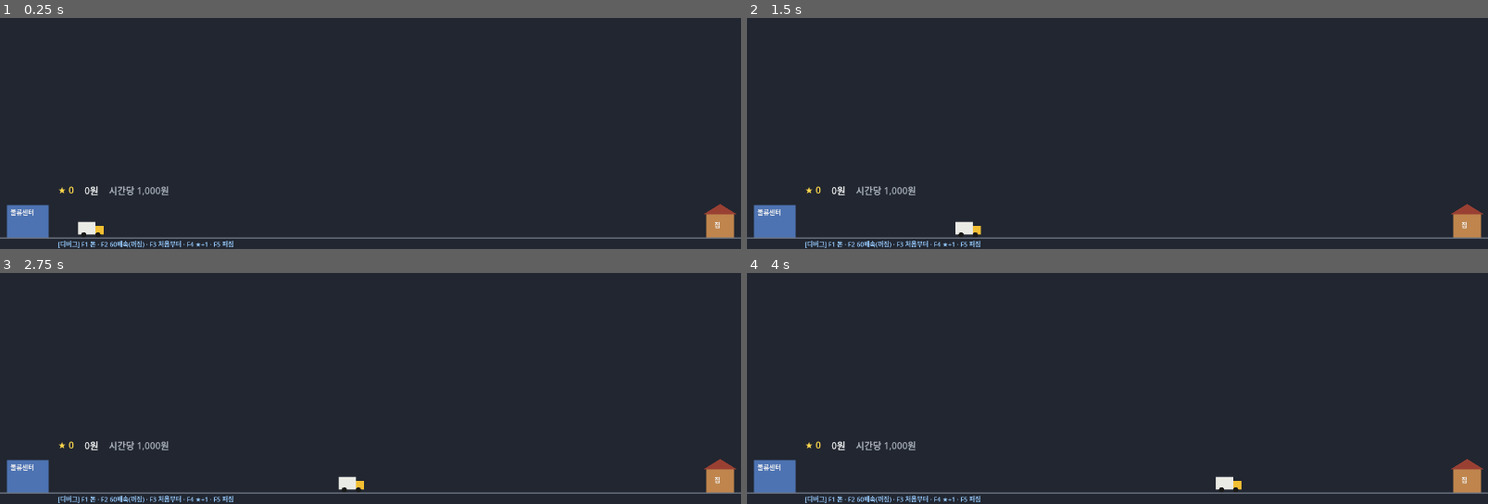
Above: before the commit, frames 1-4 (two rows, left to right).
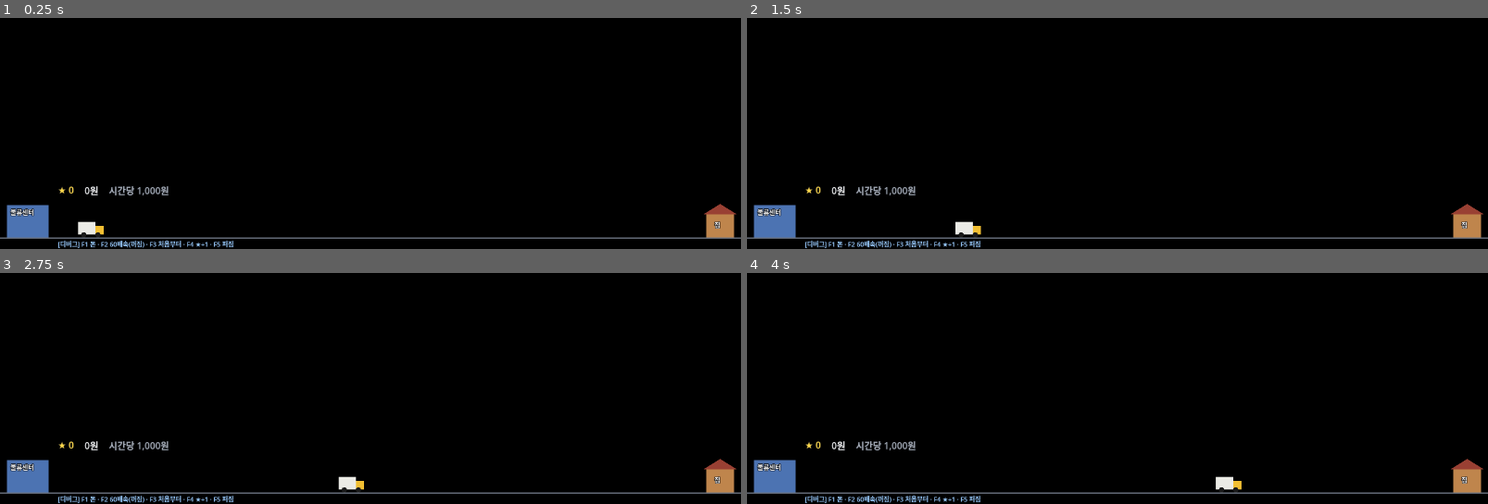
Above: after the commit, the same moments.

Repository: Paul-sinn/itwasdv
Game: Godot game, scene res://scenes/main.tscn
The game is run twice, just before and just after one commit, with the same random seed, the same clock (stepped at 60 frames per second) and the same inputs.
Inputs (mouse positions are in pixels of both pictures, inside the frame that each line leads up to):
- Up to frame 1 (0.25 s): no input
- Up to frame 2 (1.5 s): move the mouse to (1280, 121) at 0.52 s; click (1280, 121) at 0.67 s; move the mouse to (969, 145) at 1.27 s; click (969, 145) at 1.42 s
- Up to frame 3 (2.75 s): move the mouse to (444, 337) at 2.02 s; click (444, 337) at 2.17 s
- Up to frame 4 (4 s): move the mouse to (1080, 434) at 2.77 s; click (1080, 434) at 2.92 s; move the mouse to (1339, 423) at 3.52 s; click (1339, 423) at 3.67 s

The runs differ from the first frame. In frame 1, 97% of the frame differs, in the area x 0-100%, y 0-100%; in frame 2, 97%; in frame 3, 97%; in frame 4, 97%.

Commit message:
5단계: 작업표시줄 위 투명 창
- 테두리 없음 / 항상 위 / 배경 투명 (project.godot)
- 주 모니터 작업표시줄 바로 위, 화면 가로 전체에 붙임 (2초마다 작업표시줄·해상도 바뀜 확인)
- 클릭: 보이는 것(트럭·건물·글자·연기·+금액·패널·팝업)만 받고 빈 곳은 뒤 창으로 통과
  Godot 4.6.3 + Windows에서는 다각형 밖은 그려지지도 않아서, 보이는 것들의 사각형을
  1/30초마다 다각형 하나로 이어 붙임 (scripts/ui/click_region.gd)
- 다른 프로그램을 누르면 차고 패널 닫힘
- 바탕화면 위에서도 읽히게 글자 테두리
- 개발용 평범한 창: 실행 끝에 -- --windowed
- tests/test_click_region.gd: 다각형 안/밖을 Windows와 같은 규칙으로 확인
- tests/check_desktop.ps1: 진짜 창에서 점마다 어느 창이 클릭을 받나 확인 (8개 통과)
- tests/soak_desktop.ps1: 오래 켜두기 (1분마다 메모리·CPU·GDI 기록)
  3분 미리 돌려봄: CPU 0.6%, 메모리 180MB 거의 그대로, GDI 23 / USER 25 그대로

Co-Authored-By: Claude Opus 5.5 <noreply@anthropic.com>

Diff:
--- a/project.godot
+++ b/project.godot
@@ -18,9 +18,14 @@
 
 window/size/viewport_width=1280
 window/size/viewport_height=400
+window/size/borderless=true
+window/size/always_on_top=true
+window/size/transparent=true
+window/per_pixel_transparency/allowed=true
 
 [rendering]
 
 renderer/rendering_method="gl_compatibility"
 renderer/rendering_method.mobile="gl_compatibility"
 environment/defaults/default_clear_color=Color(0.13, 0.15, 0.19, 1)
+viewport/transparent_background=true
--- a/scripts/ui/band.gd
+++ b/scripts/ui/band.gd
@@ -8,34 +8,38 @@
 
 var truck: Truck
 var width := 0.0
+## 띠 배경을 칠할까. 투명 창(바탕화면 위)에서는 끈다.
+var show_background := true
 
+var _hud: HBoxContainer
 var _star_label: Label
 var _money_label: Label
 var _income_label: Label
 var _depot_label: Label
 var _house_label: Label
+var _payouts: Array[Label] = []   ## 떠오르는 중인 "+금액"들
 
 
 func _ready() -> void:
 	truck = Truck.new()
 	add_child(truck)
 
-	var hud := HBoxContainer.new()
-	hud.position = Vector2(Feel.DEPOT_X + Feel.DEPOT_SIZE.x + 16, 6)
-	hud.add_theme_constant_override("separation", 18)
-	hud.mouse_filter = Control.MOUSE_FILTER_IGNORE
-	add_child(hud)
-	_star_label = _make_label(Feel.HUD_FONT_SIZE, Feel.COLOR_STAR)
-	_money_label = _make_label(Feel.HUD_FONT_SIZE, Feel.COLOR_TEXT)
-	_income_label = _make_label(Feel.HUD_FONT_SIZE, Feel.COLOR_DIM)
-	hud.add_child(_star_label)
-	hud.add_child(_money_label)
-	hud.add_child(_income_label)
+	_hud = HBoxContainer.new()
+	_hud.position = Vector2(Feel.DEPOT_X + Feel.DEPOT_SIZE.x + 16, 6)
+	_hud.add_theme_constant_override("separation", 18)
+	_hud.mouse_filter = Control.MOUSE_FILTER_IGNORE
+	add_child(_hud)
+	_star_label = make_label(Feel.HUD_FONT_SIZE, Feel.COLOR_STAR)
+	_money_label = make_label(Feel.HUD_FONT_SIZE, Feel.COLOR_TEXT)
+	_income_label = make_label(Feel.HUD_FONT_SIZE, Feel.COLOR_DIM)
+	_hud.add_child(_star_label)
+	_hud.add_child(_money_label)
+	_hud.add_child(_income_label)
 
-	_depot_label = _make_label(Feel.LABEL_FONT_SIZE, Feel.COLOR_TEXT)
+	_depot_label = make_label(Feel.LABEL_FONT_SIZE, Feel.COLOR_TEXT)
 	_depot_label.text = "물류센터"
 	add_child(_depot_label)
-	_house_label = _make_label(Feel.LABEL_FONT_SIZE, Feel.COLOR_TEXT)
+	_house_label = make_label(Feel.LABEL_FONT_SIZE, Feel.COLOR_TEXT)
 	_house_label.text = "집"
 	add_child(_house_label)
 
@@ -60,19 +64,42 @@
 
 ## 배송 완료: 트럭 위로 "+금액"이 떠올랐다가 사라짐
 func show_payout(amount: float) -> void:
-	var label := _make_label(Feel.PAYOUT_FONT_SIZE, Feel.COLOR_PAYOUT)
+	var label := make_label(Feel.PAYOUT_FONT_SIZE, Feel.COLOR_PAYOUT)
 	label.text = "+%s" % Fmt.money(amount)
 	label.position = truck.position + Vector2(0, -Feel.PAYOUT_FONT_SIZE - 8)
 	add_child(label)
+	_payouts.append(label)
 	var tw := label.create_tween()
 	tw.set_parallel(true)
 	tw.tween_property(label, "position:y", label.position.y - Feel.PAYOUT_RISE, Feel.PAYOUT_DURATION)
 	tw.tween_property(label, "modulate:a", 0.0, Feel.PAYOUT_DURATION).set_ease(Tween.EASE_IN)
-	tw.chain().tween_callback(label.queue_free)
+	tw.chain().tween_callback(func():
+		_payouts.erase(label)
+		label.queue_free())
+
+
+## 지금 화면에 보이는 것들의 사각형 (띠 좌표). 투명 창에서는 이것만 그려지고 클릭을 받는다.
+## truck_pad_x: 다음 갱신까지 트럭이 움직일 수 있는 거리만큼 옆으로 넉넉하게
+func visible_rects(truck_pad_x: float) -> Array:
+	var out := []
+	var o := float(Feel.TEXT_OUTLINE_SIZE)
+	out.append(Rect2(Feel.DEPOT_X, Feel.GROUND_Y - Feel.DEPOT_SIZE.y, Feel.DEPOT_SIZE.x, Feel.DEPOT_SIZE.y).grow(o))
+	var hx := _house_x()
+	out.append(Rect2(hx - 5, Feel.GROUND_Y - Feel.HOUSE_SIZE.y - 18, Feel.HOUSE_SIZE.x + 10, Feel.HOUSE_SIZE.y + 18))
+	out.append(Rect2(_hud.position, _hud.get_combined_minimum_size()).grow(o))
+	out.append(Rect2(0, Feel.GROUND_Y, width, 2))
+	# 트럭 + 위로 올라가는 연기 자리
+	var smoke_up := Feel.SMOKE_RISE + Feel.SMOKE_SIZE.y
+	out.append(truck.click_rect().grow_individual(truck_pad_x, smoke_up, truck_pad_x, 0))
+	for p in _payouts:
+		if is_instance_valid(p):
+			out.append(Rect2(p.position, p.get_combined_minimum_size()).grow(o))
+	return out
 
 
 func _draw() -> void:
-	draw_rect(Rect2(0, 0, width, Feel.BAND_HEIGHT), Feel.COLOR_BAND_BG)
+	if show_background:
+		draw_rect(Rect2(0, 0, width, Feel.BAND_HEIGHT), Feel.COLOR_BAND_BG)
 	draw_rect(Rect2(0, Feel.GROUND_Y, width, 2), Feel.COLOR_GROUND)
 	# 물류센터
 	draw_rect(Rect2(Feel.DEPOT_X, Feel.GROUND_Y - Feel.DEPOT_SIZE.y, Feel.DEPOT_SIZE.x, Feel.DEPOT_SIZE.y), Feel.COLOR_DEPOT)
@@ -91,9 +118,12 @@
 	return width - Feel.HOUSE_MARGIN_RIGHT - Feel.HOUSE_SIZE.x
 
 
-func _make_label(font_size: int, color: Color) -> Label:
+## 글자 (바탕화면 위에서도 읽히게 테두리를 두름)
+static func make_label(font_size: int, color: Color) -> Label:
 	var l := Label.new()
 	l.add_theme_font_size_override("font_size", font_size)
 	l.add_theme_color_override("font_color", color)
+	l.add_theme_constant_override("outline_size", Feel.TEXT_OUTLINE_SIZE)
+	l.add_theme_color_override("font_outline_color", Feel.COLOR_TEXT_OUTLINE)
 	l.mouse_filter = Control.MOUSE_FILTER_IGNORE
 	return l
--- /dev/null
+++ b/scripts/ui/click_region.gd
@@ -0,0 +1,106 @@
+## 투명 창의 "클릭 받는 영역" 만들기.
+##
+## Godot 4.6.3 + Windows에서 직접 확인한 것:
+##   - 창 전체 클릭 통과(Window.mouse_passthrough)는 다른 프로그램으로 클릭이 안 넘어감
+##   - 다각형 하나(mouse_passthrough_polygon)를 주면 그 안만 클릭을 받고 밖은 뒤 창으로 넘어감
+##   - 대신 다각형 밖은 그려지지도 않음 → "보이는 것 = 클릭 받는 곳"
+## 그래서 보이는 것들의 사각형을 모아 다각형 "하나"로 이어 붙인다.
+##
+## 이어 붙이는 법: 겹치는 사각형은 먼저 합치고(겹친 채 두면 Windows가 겹친 곳을 구멍으로 침),
+## 각 덩어리를 창 맨 아래에서 폭 0짜리 통로로 올라갔다 내려오며 한 붓 그리기로 잇는다.
+extends RefCounted
+
+const GROW := 1.0   ## 딱 붙어 있는 사각형도 합쳐지게 살짝 키움
+
+
+## rects(창 좌표)를 모두 덮는 다각형 하나. bottom = 창 아래 끝 y
+static func build(rects: Array, bottom: float) -> PackedVector2Array:
+	var shapes: Array[PackedVector2Array] = []
+	for r: Rect2 in rects:
+		if r.size.x <= 0.0 or r.size.y <= 0.0:
+			continue
+		var g := r.grow(GROW)
+		shapes.append(PackedVector2Array([g.position, Vector2(g.end.x, g.position.y), g.end, Vector2(g.position.x, g.end.y)]))
+	shapes = _union_all(shapes)
+	if shapes.is_empty():
+		# 빈 다각형을 주면 Godot이 "창 전체가 클릭 받음"으로 처리함 → 1픽셀만
+		return PackedVector2Array([Vector2(0, 0), Vector2(1, 0), Vector2(1, 1), Vector2(0, 1)])
+
+	# 덩어리마다 가장 아래 점에서 창 바닥으로 통로를 낸다. 통로 x 순서대로 잇는다.
+	var entries := []
+	for s in shapes:
+		var k := _lowest_index(s)
+		entries.append({ "shape": s, "start": k, "x": s[k].x })
+	entries.sort_custom(func(a, b): return a["x"] < b["x"])
+
+	var out := PackedVector2Array()
+	for e in entries:
+		var s: PackedVector2Array = e["shape"]
+		var k: int = e["start"]
+		out.append(Vector2(s[k].x, bottom))
+		for i in s.size() + 1:
+			out.append(s[(k + i) % s.size()])
+		out.append(Vector2(s[k].x, bottom))
+	return out
+
+
+## 겹치는 덩어리끼리 합친다 (합친 결과에 구멍이 생기면 메워서 바깥 테두리만 남김)
+static func _union_all(shapes: Array[PackedVector2Array]) -> Array[PackedVector2Array]:
+	var merged := true
+	while merged:
+		merged = false
+		for i in shapes.size():
+			for j in range(i + 1, shapes.size()):
+				if Geometry2D.intersect_polygons(shapes[i], shapes[j]).is_empty():
+					continue
+				var outer := _largest(Geometry2D.merge_polygons(shapes[i], shapes[j]))
+				shapes.remove_at(j)
+				shapes[i] = outer
+				merged = true
+				break
+			if merged:
+				break
+	return shapes
+
+
+static func _largest(polys: Array) -> PackedVector2Array:
+	var best := PackedVector2Array()
+	var best_area := -1.0
+	for p: PackedVector2Array in polys:
+		var a := absf(_area(p))
+		if a > best_area:
+			best_area = a
+			best = p
+	return best
+
+
+static func _area(p: PackedVector2Array) -> float:
+	var sum := 0.0
+	for i in p.size():
+		var a := p[i]
+		var b := p[(i + 1) % p.size()]
+		sum += a.x * b.y - b.x * a.y
+	return sum * 0.5
+
+
+## 가장 아래(y가 가장 큰) 점. 같으면 왼쪽
+static func _lowest_index(p: PackedVector2Array) -> int:
+	var k := 0
+	for i in p.size():
+		if p[i].y > p[k].y or (p[i].y == p[k].y and p[i].x < p[k].x):
+			k = i
+	return k
+
+
+## Windows(ALTERNATE)와 같은 규칙으로 점이 안에 있나: 오른쪽으로 반직선을 그어 변을 몇 번 넘나 (홀수면 안)
+static func contains_even_odd(poly: PackedVector2Array, pt: Vector2) -> bool:
+	var inside := false
+	var n := poly.size()
+	for i in n:
+		var a := poly[i]
+		var b := poly[(i + 1) % n]
+		if (a.y > pt.y) != (b.y > pt.y):
+			var x := a.x + (pt.y - a.y) / (b.y - a.y) * (b.x - a.x)
+			if pt.x < x:
+				inside = not inside
+	return inside
--- /dev/null
+++ b/scripts/ui/desktop_window.gd
@@ -0,0 +1,59 @@
+## 5단계: 작업표시줄 바로 위에 붙는 투명 창.
+## - 테두리 없음 / 항상 위 / 배경 투명: project.godot 설정
+## - 위치: 주 모니터의 작업표시줄 바로 위, 화면 가로 전체 (높이는 project.godot의 viewport_height)
+## - 클릭: 보이는 것만 받고 나머지는 뒤 창으로 통과 (click_region.gd 설명 참고)
+##
+## 평범한 창으로 띄우려면(개발용): 실행 명령 끝에 -- --windowed
+extends Node
+
+const ClickRegion = preload("res://scripts/ui/click_region.gd")
+const Feel = preload("res://scripts/ui/feel.gd")
+
+## 클릭 받을 사각형 목록(창 좌표)을 돌려주는 함수. main.gd가 넣어준다.
+var rects_provider: Callable
+
+var _last_polygon := PackedVector2Array()
+var _next_region_usec := 0
+var _next_recheck_usec := 0
+var _placed_for := Rect2i()
+
+
+## 투명 창으로 띄울까? (화면 없는 테스트 실행이거나 --windowed면 아님)
+static func wanted() -> bool:
+	return DisplayServer.get_name() != "headless" and not OS.get_cmdline_user_args().has("--windowed")
+
+
+## 평범한 창으로 되돌리기 (--windowed 개발용)
+static func make_plain_window(win: Window) -> void:
+	win.borderless = false
+	win.always_on_top = false
+	win.transparent = false
+	win.transparent_bg = false
+
+
+func _ready() -> void:
+	place_window()
+
+
+## 주 모니터 작업표시줄 바로 위에 붙이기
+func place_window() -> void:
+	var usable := DisplayServer.screen_get_usable_rect(DisplayServer.get_primary_screen())
+	_placed_for = usable
+	var h := int(ProjectSettings.get_setting("display/window/size/viewport_height"))
+	var win := get_window()
+	win.size = Vector2i(usable.size.x, h)
+	win.position = Vector2i(usable.position.x, usable.end.y - h)
+
+
+func _process(_delta: float) -> void:
+	var now := Time.get_ticks_usec()   # 배속(F2)과 상관없는 진짜 시간
+	if now >= _next_recheck_usec:
+		_next_recheck_usec = now + int(Feel.WINDOW_RECHECK_SECONDS * 1e6)
+		if DisplayServer.screen_get_usable_rect(DisplayServer.get_primary_screen()) != _placed_for:
+			place_window()
+	if now >= _next_region_usec and rects_provider.is_valid():
+		_next_region_usec = now + int(Feel.CLICK_REGION_INTERVAL * 1e6)
+		var poly := ClickRegion.build(rects_provider.call(), get_window().size.y)
+		if poly != _last_polygon:
+			_last_polygon = poly
+			get_window().mouse_passthrough_polygon = poly
--- a/scripts/ui/feel.gd
+++ b/scripts/ui/feel.gd
@@ -24,6 +24,12 @@
 const PAYOUT_RISE := 34.0        ## 위로 올라가는 거리 (픽셀)
 const PAYOUT_DURATION := 1.2     ## 사라지기까지 초
 const PAYOUT_FONT_SIZE := 15
+
+# --- 투명 창 (5단계) ---
+const CLICK_REGION_INTERVAL := 1.0 / 30.0  ## 클릭 받는 영역(=보이는 영역)을 몇 초마다 고치나
+const WINDOW_RECHECK_SECONDS := 2.0        ## 작업표시줄 위치·화면 크기가 바뀌었나 몇 초마다 보나
+const TEXT_OUTLINE_SIZE := 4               ## 바탕화면 위에서도 글자가 읽히게 두르는 테두리
+const COLOR_TEXT_OUTLINE := Color(0.05, 0.06, 0.08, 0.9)
 
 # --- 글자 크기 ---
 const HUD_FONT_SIZE := 16
--- a/scripts/ui/main.gd
+++ b/scripts/ui/main.gd
@@ -13,6 +13,7 @@
 const Band = preload("res://scripts/ui/band.gd")
 const GaragePanel = preload("res://scripts/ui/garage_panel.gd")
 const ReturnPopup = preload("res://scripts/ui/return_popup.gd")
+const DesktopWindow = preload("res://scripts/ui/desktop_window.gd")
 
 const AUTOSAVE_SECONDS := 30.0        ## 30초마다 저장 (배속과 상관없이 진짜 30초)
 const RETURN_POPUP_MIN_AWAY := 60.0   ## 이보다 짧게 껐다 켜면 복귀 팝업 안 띄움 (돈은 넣음)
@@ -25,6 +26,7 @@
 var band: Band
 var panel: GaragePanel
 var popup: ReturnPopup
+var desktop: DesktopWindow   ## 투명 창 모드일 때만 있음
 var rng := RandomNumberGenerator.new()
 
 ## 켰을 때 계산한 꺼둔 동안 수익 (확인용): { away_seconds, earned }. 저장이 없었으면 빈 묶음
@@ -55,14 +57,19 @@
 	state = GameState.new()
 	var load_notice := _load_save()
 
+	# 창: 작업표시줄 위 투명 창 / 평범한 창(--windowed) / 화면 없음(테스트)
+	if DesktopWindow.wanted():
+		desktop = DesktopWindow.new()
+		add_child(desktop)
+	elif DisplayServer.get_name() != "headless":
+		DesktopWindow.make_plain_window(get_window())
+
 	band = Band.new()
+	band.show_background = desktop == null
 	add_child(band)
 	band.truck.delivered.connect(_on_delivered)
 
-	_debug_label = Label.new()
-	_debug_label.add_theme_font_size_override("font_size", Feel.DEBUG_FONT_SIZE)
-	_debug_label.add_theme_color_override("font_color", Feel.COLOR_DEBUG)
-	_debug_label.mouse_filter = Control.MOUSE_FILTER_IGNORE
+	_debug_label = Band.make_label(Feel.DEBUG_FONT_SIZE, Feel.COLOR_DEBUG)
 	_debug_label.visible = OS.is_debug_build()
 	band.add_child(_debug_label)
 
@@ -86,6 +93,8 @@
 
 	get_viewport().size_changed.connect(_layout)
 	_layout()
+	if desktop != null:
+		desktop.rects_provider = visible_rects
 
 	if load_notice != "":
 		popup.open(load_notice, "")
@@ -178,6 +187,24 @@
 func _notification(what: int) -> void:
 	if what == NOTIFICATION_WM_CLOSE_REQUEST:
 		_save()
+	elif what == NOTIFICATION_APPLICATION_FOCUS_OUT and panel != null:
+		# 투명 창에서는 바깥 클릭이 다른 프로그램으로 가므로, 다른 프로그램을 누른 순간 패널을 닫는다
+		_close_panel()
+
+
+## 지금 보이는 것들의 사각형 (창 좌표). 투명 창에서는 이것만 그려지고 클릭을 받는다.
+func visible_rects() -> Array:
+	var pad := band.truck.speed() * Engine.time_scale * Feel.CLICK_REGION_INTERVAL * 2.0 + 4.0
+	var out := []
+	for r: Rect2 in band.visible_rects(pad):
+		out.append(Rect2(r.position + band.position, r.size))
+	if _debug_label.visible:
+		out.append(Rect2(band.position + _debug_label.position, _debug_label.get_combined_minimum_size()).grow(Feel.TEXT_OUTLINE_SIZE))
+	if panel.visible:
+		out.append(panel.get_rect())
+	if popup.visible:
+		out.append(popup.get_rect())
+	return out
 
 
 # ---------------- 차고 패널 ----------------
--- a/scripts/ui/truck.gd
+++ b/scripts/ui/truck.gd
@@ -31,6 +31,14 @@
 	_x_to = maxf(x_to, x_from)
 	_x = lerpf(_x_from, _x_to, clampf(was_ratio, 0.0, 1.0))
 	position = Vector2(_x, y)
+
+
+## 지금 속도 (픽셀/초, 배속 곱하기 전). 멈춰 있으면 0
+func speed() -> float:
+	var distance := _x_to - _x_from
+	if not running or distance < 1.0:
+		return 0.0
+	return distance / Feel.one_way_seconds(star)
 
 
 ## 클릭 판정용 사각형 (트럭의 부모 기준 좌표)
--- /dev/null
+++ b/tests/check_desktop.gd
@@ -0,0 +1,60 @@
+## 5단계 확인용 (tests/check_desktop.ps1 이 실행함. 혼자 실행하지 말 것)
+## 진짜 투명 창으로 main을 띄우고, 확인할 점들의 화면 좌표(Windows 기준)를 찍는다.
+##   PT <이름> <x> <y> <기대: game|behind>
+## 1단계: 패널 닫힘 → PHASE1, 2단계: 패널 열림 → PHASE2
+extends SceneTree
+
+const Save = preload("res://scripts/core/save.gd")
+const TEST_SAVE := "user://test_check_save.json"
+
+var m: Node
+
+
+func _initialize() -> void:
+	_run.call_deferred()
+
+
+func _run() -> void:
+	await process_frame
+	Save.delete_file(TEST_SAVE)
+	m = load("res://scenes/main.tscn").instantiate()
+	m.save_path = TEST_SAVE
+	root.add_child(m)
+	for i in 90:
+		await process_frame
+	m.set_process(false)          # 트럭을 세워서 좌표를 고정 (main이 매 프레임 되돌리지 않게)
+	m.band.truck.running = false
+	for i in 10:
+		await process_frame
+
+	var bp: Vector2 = m.band.position
+	var tr: Rect2 = m.band.truck.click_rect()
+	_pt("트럭", bp + tr.get_center(), "game")
+	_pt("집", bp + Vector2(m.band.width - 36, 80), "game")
+	_pt("돈_글자", bp + Vector2(110, 14), "game")
+	_pt("띠_빈곳", bp + Vector2((tr.end.x + m.band.width) / 2.0 - 100, 50), "behind")
+	_pt("띠_위_빈곳", Vector2(m.band.width / 2.0, 100), "behind")
+	var off := DisplayServer.screen_get_position(DisplayServer.get_primary_screen())
+	print("WIN ", root.position.x - off.x, " ", root.position.y - off.y, " ", root.size.x, " ", root.size.y)
+	print("PHASE1")
+	for i in 90:
+		await process_frame
+
+	m._open_panel()
+	for i in 10:
+		await process_frame
+	var pr: Rect2 = m.panel.get_rect()
+	_pt("패널", pr.get_center(), "game")
+	_pt("강화_버튼", m.panel._enhance_button.get_global_rect().get_center(), "game")
+	_pt("패널_옆_빈곳", Vector2(pr.end.x + 300, 100), "behind")
+	print("PHASE2")
+	for i in 90:
+		await process_frame
+	Save.delete_file(TEST_SAVE)
+	quit()
+
+
+func _pt(tag: String, local: Vector2, expect: String) -> void:
+	var off := DisplayServer.screen_get_position(DisplayServer.get_primary_screen())
+	var g := Vector2(root.position) + local - Vector2(off)
+	print("PT %s %d %d %s" % [tag, int(g.x), int(g.y), expect])
--- a/tests/run_tests.gd
+++ b/tests/run_tests.gd
@@ -9,6 +9,7 @@
 	"res://tests/test_enhance.gd",
 	"res://tests/test_fmt.gd",
 	"res://tests/test_save.gd",
+	"res://tests/test_click_region.gd",
 ]
 
 
--- /dev/null
+++ b/tests/test_click_region.gd
@@ -0,0 +1,45 @@
+## click_region.gd: 여러 사각형 → 클릭 받는 다각형 하나
+## Windows와 같은 규칙(변을 넘은 횟수가 홀수면 안)으로 안/밖을 확인한다.
+extends "res://tests/test_base.gd"
+
+const ClickRegion = preload("res://scripts/ui/click_region.gd")
+
+const H := 400.0
+
+
+func _inside(poly: PackedVector2Array, pt: Vector2) -> bool:
+	return ClickRegion.contains_even_odd(poly, pt)
+
+
+func test_separate_rects() -> void:
+	var rects := [Rect2(10, 300, 60, 50), Rect2(500, 340, 40, 20), Rect2(100, 280, 200, 20)]
+	var poly := ClickRegion.build(rects, H)
+	for r: Rect2 in rects:
+		check(_inside(poly, r.get_center()), "사각형 %s 가운데가 밖으로 나옴" % r)
+	for pt in [Vector2(5, 100), Vector2(400, 300), Vector2(90, 330), Vector2(800, 390), Vector2(320, 290)]:
+		check(not _inside(poly, pt), "빈 곳 %s 가 클릭 영역에 들어감" % pt)
+
+
+func test_overlapping_rects_stay_filled() -> void:
+	# 겹친 곳이 구멍으로 빠지면 안 됨 (트럭이 집 앞에 섰을 때, +금액이 트럭과 겹칠 때)
+	var rects := [Rect2(100, 300, 100, 60), Rect2(150, 320, 100, 60), Rect2(160, 330, 20, 20)]
+	var poly := ClickRegion.build(rects, H)
+	for pt in [Vector2(120, 310), Vector2(170, 340), Vector2(230, 370), Vector2(175, 345)]:
+		check(_inside(poly, pt), "겹친 사각형 안 %s 가 밖으로 나옴" % pt)
+	check(not _inside(poly, Vector2(230, 305)), "두 사각형 사이 빈 모서리가 들어감")
+
+
+func test_rect_above_another_corridor_is_thin() -> void:
+	# 위 사각형의 통로가 아래 사각형을 지나가도 아래 사각형은 그대로 차 있어야 함
+	var rects := [Rect2(100, 100, 50, 30), Rect2(80, 300, 120, 40)]
+	var poly := ClickRegion.build(rects, H)
+	check(_inside(poly, Vector2(125, 115)), "위 사각형 안이 밖으로 나옴")
+	for x in [85.0, 99.0, 101.0, 120.0, 195.0]:
+		check(_inside(poly, Vector2(x, 320)), "아래 사각형 안 (%s, 320) 이 밖으로 나옴" % x)
+	check(not _inside(poly, Vector2(101, 200)), "통로 옆 빈 곳이 들어감")
+
+
+func test_empty_gives_one_pixel() -> void:
+	var poly := ClickRegion.build([], H)
+	check_eq(poly.size(), 4, "빈 목록이면 1픽셀 사각형")
+	check(not _inside(poly, Vector2(200, 200)), "빈 목록인데 창 가운데가 들어감")
Not shown, added: scripts/ui/click_region.gd.uid
Not shown, added: scripts/ui/desktop_window.gd.uid
Not shown, added: tests/check_desktop.gd.uid
Not shown, added: tests/test_click_region.gd.uid
Not shown, changed: CLAUDE.md
Not shown, added: tests/check_desktop.ps1
Not shown, added: tests/soak_desktop.ps1
